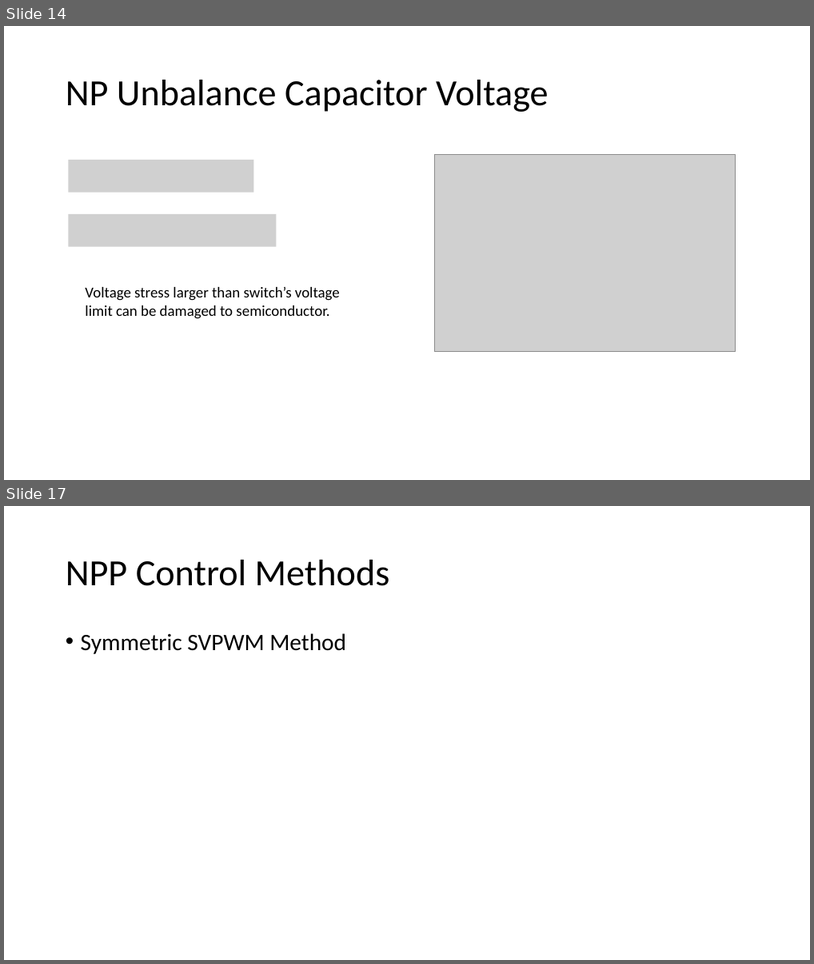
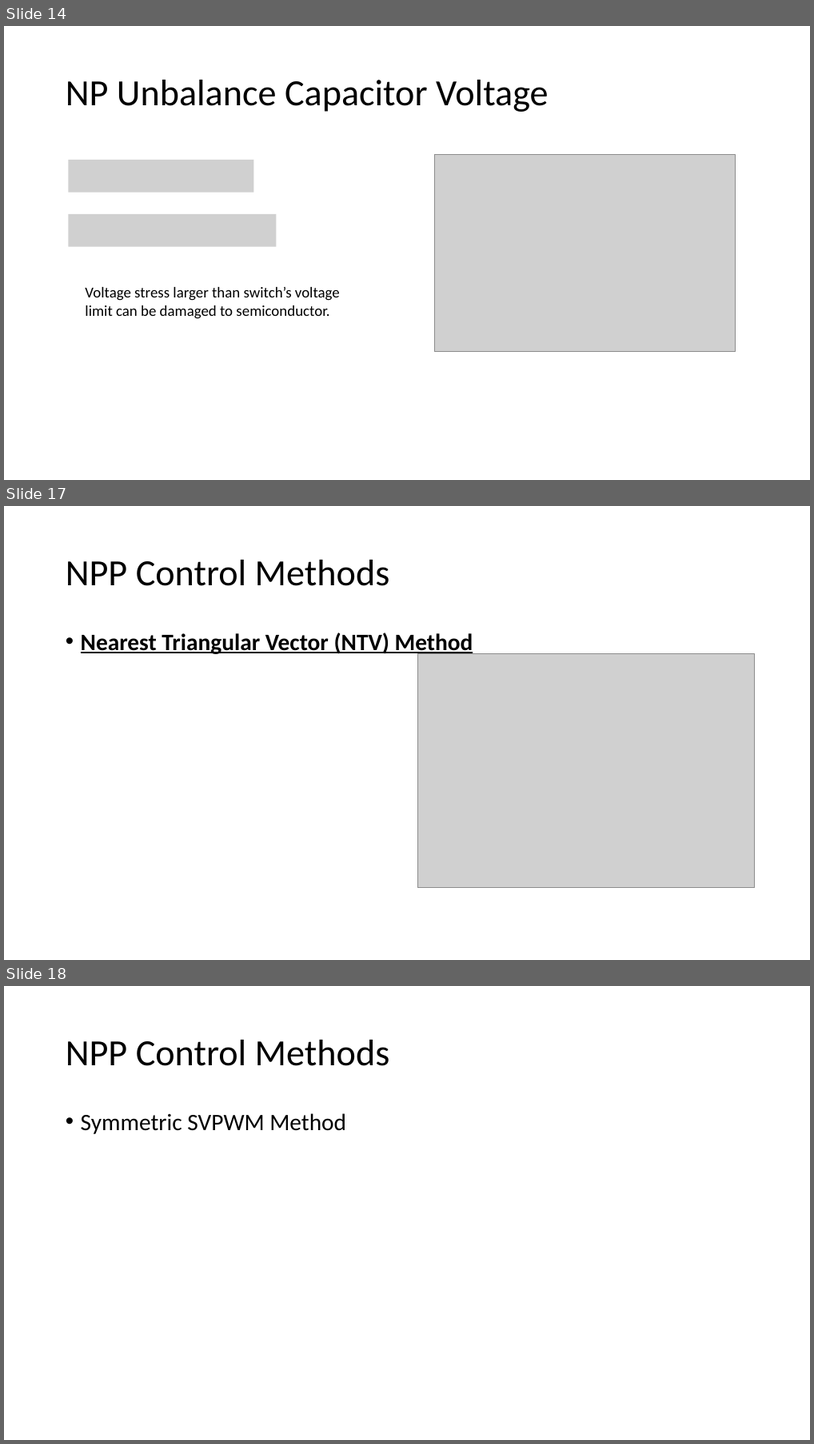
Before and after one commit to ahmetcan-akuz/Thesis, a slide deck: Reports/3-Level NPC Inverter Structure.pptx. Shown one above the other, each under a label of ours: slides 14 and 17 before the commit, slides 14, 17 and 18 after it; the slides between them are not shown. The pictures are 814x964 and 814x1444 pixels, drawn with LibreOffice and Linux fonts; fonts in the diff are those of the drawing; grey boxes stand for pictures. Boxes give left, top, right and bottom in pixels: in the first picture for what was removed or moved away, otherwise in the second. Text is boxed around its words. In the diff, an @@ line names an element or a change of style, - is before the commit and + after.

```diff
--- a/Reports/3-Level NPC Inverter Structure.pptx
+++ b/Reports/3-Level NPC Inverter Structure.pptx
@@ slide 17 added at <box>4,506,810,960</box>, background #FFFFFF @@
@@ title added at <box>66,560,390,586</box>, 44 pt, text #000000 @@
+NPP Control Methods
@@ text added at <box>81,632,474,656</box>, 28 pt, text #000000, bold, underline @@
+• Nearest Triangular Vector (NTV) Method
@@ picture added at <box>418,654,755,888</box> @@
@@ what was slide 17 is now slide 18 @@
```
Also in this commit, not shown: 2 slides changed, 4 other files.
